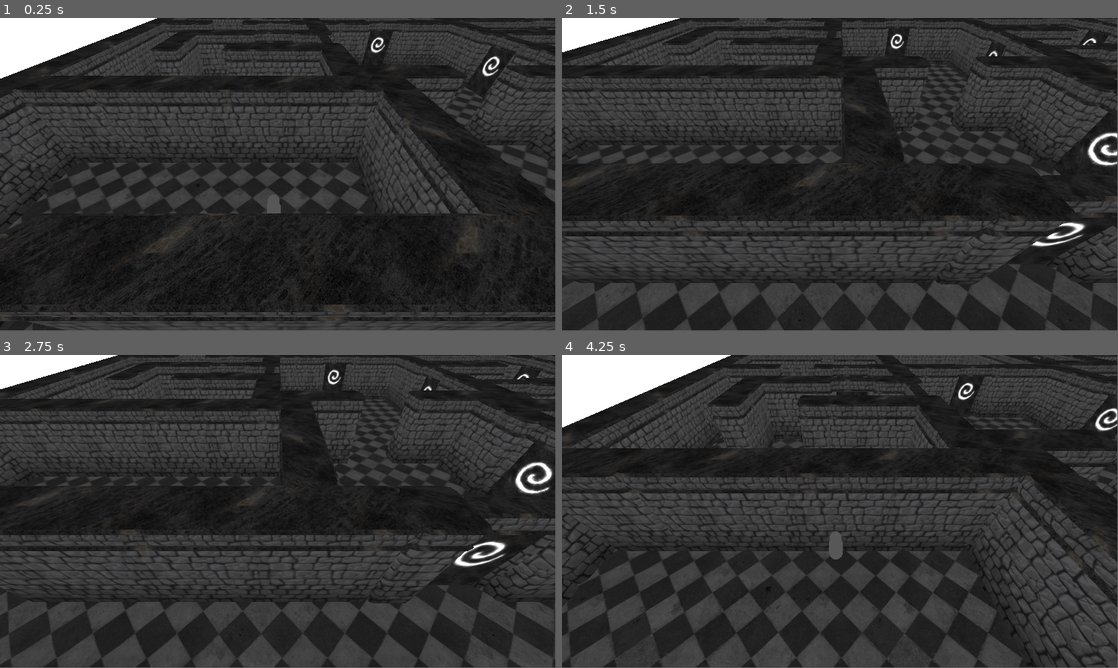
Above: before the commit, frames 1-4 (two rows, left to right).
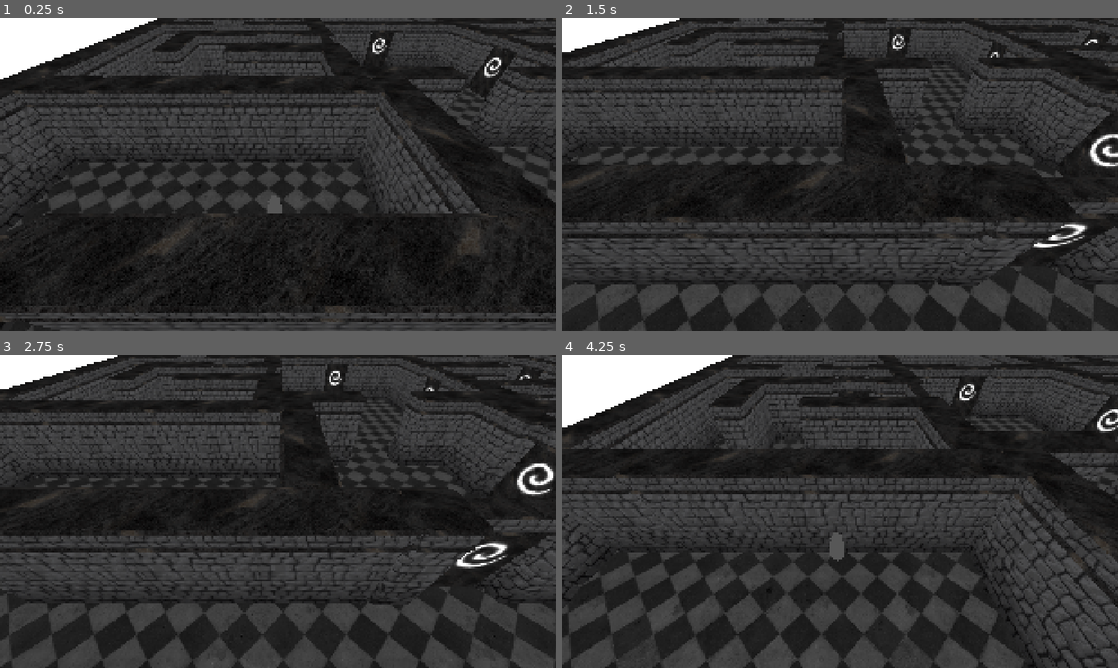
Above: after the commit, the same moments.

Repository: JakeSosa/PirateSoft_GameJam
Game: Godot game, scene res://Levels/level_1.tscn
The game is run twice, just before and just after one commit, with the same random seed, the same clock (stepped at 60 frames per second) and the same inputs.
Inputs:
- Up to frame 1 (0.25 s): no input
- Up to frame 2 (1.5 s): tap Enter at 0.5 s; hold D (moveRight) 0.53-1.28 s; hold S (moveDown) from 1.28 s (still down)
- Up to frame 3 (2.75 s): tap Space at 2 s; release S (moveDown) at 2.03 s; hold D (moveRight) from 2.03 s (still down)
- Up to frame 4 (4.25 s): tap Enter at 2.75 s; release D (moveRight) at 2.78 s; hold W (moveUp) 2.78-3.53 s; hold A (moveLeft) from 3.53 s (still down)
In our replay, the window is 799x449 before the commit and 800x450 after it. These sizes can differ from the game's own. Grey fills any space a smaller window leaves; there, only what the larger window draws over its background counts as a difference.

The runs differ from the first frame. In frame 1, 6.8% of the frame differs, in the area x 0-100%, y 0-100%; in frame 2, 8.5%; in frame 3, 8.2%; in frame 4, 7.5%.

Commit message:
PixelShader

Diff:
--- a/GameJammin/Levels/level_1.tscn
+++ b/GameJammin/Levels/level_1.tscn
@@ -1,6 +1,7 @@
-[gd_scene load_steps=16 format=3 uid="uid://cmbso2ne6dhpj"]
+[gd_scene load_steps=19 format=3 uid="uid://cmbso2ne6dhpj"]
 
 [ext_resource type="PackedScene" uid="uid://cpsau6s0g741l" path="res://Objects/wall_1m.tscn" id="1_k38sm"]
+[ext_resource type="Shader" path="res://Shaders/PPShaderGLSL.gdshader" id="2_4tpr0"]
 [ext_resource type="PackedScene" uid="uid://cj3iw4sipgygu" path="res://Objects/wall_2m.tscn" id="2_tvpwx"]
 [ext_resource type="PackedScene" uid="uid://0l8xsyxymvjb" path="res://Objects/wall_4m.tscn" id="3_hfrog"]
 [ext_resource type="PackedScene" uid="uid://odyk1shlpw38" path="res://Objects/wall_8m.tscn" id="4_4q6tb"]
@@ -12,6 +13,15 @@
 [ext_resource type="Texture2D" uid="uid://c5hdrl7kem4yn" path="res://Art/Textures/FloorTexture/M_Floor_Roughness.png" id="10_75ury"]
 [ext_resource type="PackedScene" uid="uid://538fnpxacxpf" path="res://Character/test_character.tscn" id="11_fkrui"]
 
+[sub_resource type="QuadMesh" id="QuadMesh_53br7"]
+flip_faces = true
+size = Vector2(2, 2)
+
+[sub_resource type="ShaderMaterial" id="ShaderMaterial_3c4i0"]
+render_priority = 0
+shader = ExtResource("2_4tpr0")
+shader_parameter/PixelSize = 19.214
+
 [sub_resource type="QuadMesh" id="QuadMesh_k6j7g"]
 size = Vector2(32, 32)
 
@@ -38,6 +48,12 @@
 [node name="MainCam" type="Camera3D" parent="TestCharacter"]
 transform = Transform3D(-1.19779e-07, -1.94483, 1.95579, -1.37297e-08, 1.95579, 1.94483, -2.75817, 7.47227e-08, -9.46154e-08, 8.48971, 12.2345, -0.27128)
 
+[node name="PostProcess" type="MeshInstance3D" parent="TestCharacter"]
+transform = Transform3D(-1.20564e-07, 0, 2.75817, 0, 2.75817, 0, -2.75817, 0, -1.20564e-07, -20.4935, -0.469143, -18.9652)
+mesh = SubResource("QuadMesh_53br7")
+skeleton = NodePath("../..")
+surface_material_override/0 = SubResource("ShaderMaterial_3c4i0")
+
 [node name="WallKit" type="Node" parent="."]
 
 [node name="Wall1m2" parent="WallKit" instance=ExtResource("1_k38sm")]
--- a/GameJammin/Shaders/DoorShader.tres
+++ b/GameJammin/Shaders/DoorShader.tres
@@ -127,7 +127,6 @@
 
 }
 "
-graph_offset = Vector2(-784.749, 193.783)
 nodes/fragment/0/position = Vector2(100, 2160)
 nodes/fragment/2/node = SubResource("VisualShaderNodeTexture_w4tbg")
 nodes/fragment/2/position = Vector2(-620, 3680)
--- /dev/null
+++ b/GameJammin/Shaders/PPShader.tres
@@ -0,0 +1,10 @@
+[gd_resource type="VisualShader" format=3 uid="uid://crfoiimwulyt6"]
+
+[resource]
+code = "shader_type spatial;
+render_mode blend_mix, depth_draw_opaque, cull_back, diffuse_lambert, specular_schlick_ggx;
+
+
+
+"
+graph_offset = Vector2(-544.054, 13.3466)
--- /dev/null
+++ b/GameJammin/Shaders/PPShaderGLSL.gdshader
@@ -0,0 +1,23 @@
+shader_type spatial;
+render_mode unshaded;
+
+uniform sampler2D screen_texture : source_color, hint_screen_texture, filter_nearest;
+
+uniform float PixelSize : hint_range(6, 40) = 1;
+const vec2 ScreenRatio = vec2(16, 9);
+
+void vertex() {
+    POSITION = vec4(VERTEX, 1.0);
+}
+
+void fragment() {
+    // Adjust PixelSize to match the screen ratio and normalize SCREEN_UV
+    vec2 scaledUV = SCREEN_UV * vec2(PixelSize) * ScreenRatio;
+    vec2 PixelUVs = floor(scaledUV) / (vec2(PixelSize) * ScreenRatio);
+
+    // Sample the screen texture with the remapped UV coordinates
+    vec4 color = texture(screen_texture, PixelUVs);
+
+    // Set the fragment color
+    ALBEDO = color.rgb;
+}
--- a/GameJammin/project.godot
+++ b/GameJammin/project.godot
@@ -14,6 +14,11 @@
 run/main_scene="res://Levels/level_1.tscn"
 config/features=PackedStringArray("4.2", "Forward Plus")
 config/icon="res://icon.svg"
+
+[display]
+
+window/size/viewport_width=1280
+window/size/viewport_height=720
 
 [input]
 
